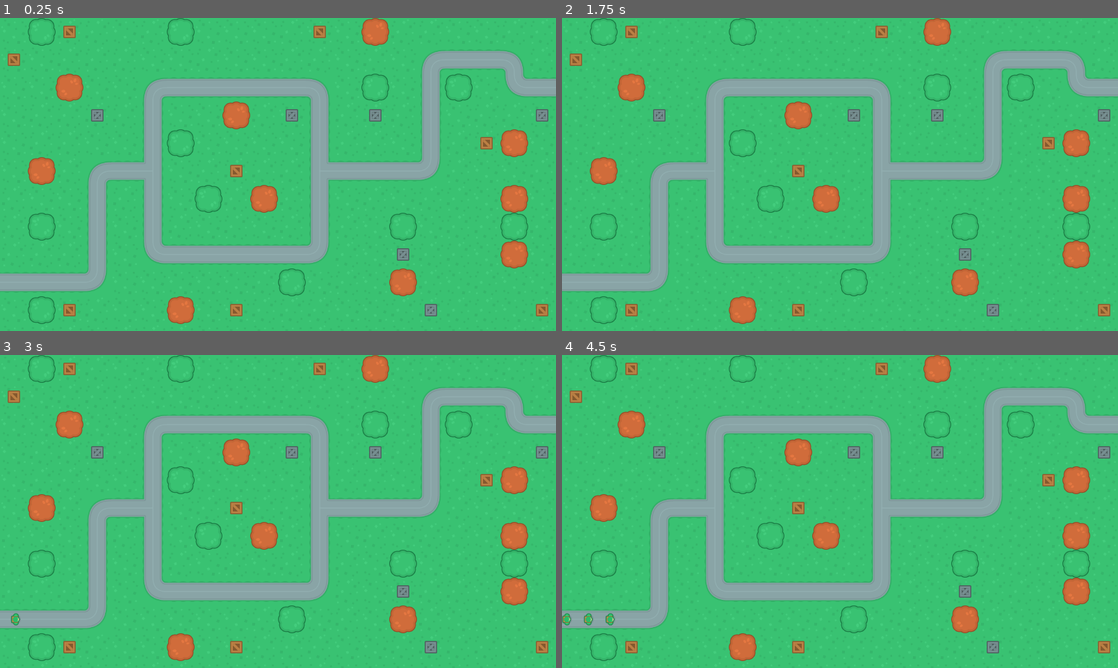
Above: before the commit, frames 1-4 (two rows, left to right).
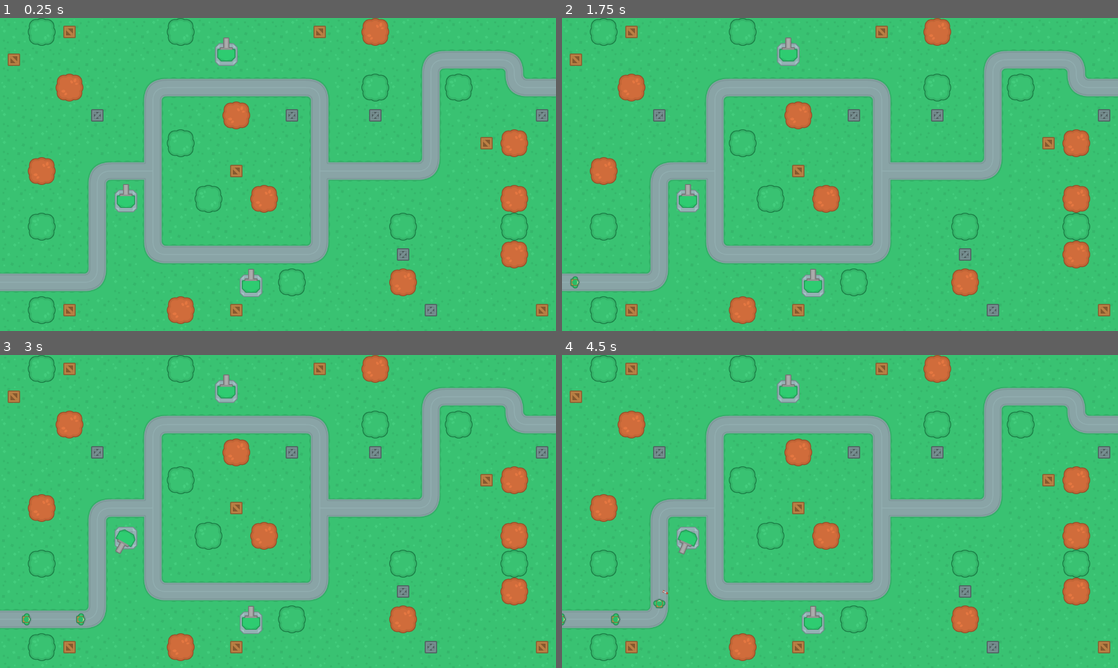
Above: after the commit, the same moments.

Repository: ItsbaileyX3525/tower-defense
Game: Godot game, scene res://Scenes/Maps/Map1.tscn
Two runs of this game, one before a commit and one after it. Both use one fixed random seed, a clock stepped at 60 frames per second and the inputs below. This scene is started directly instead of the project's main scene.
Inputs:
- Up to frame 1 (0.25 s): no input
- Up to frame 2 (1.75 s): tap Enter at 0.5 s; tap Space at 1.25 s
- Up to frame 3 (3 s): no input
- Up to frame 4 (4.5 s): no input

The runs differ from the first frame. In frame 1, 0.6% of the frame differs, in the area x 20-48%, y 6-90%; in frame 2, 0.7%; in frame 3, 0.8%; in frame 4, 0.9%, in the area x 0-48%, y 6-90%.

Commit message:
its 3am idfk what i changed something with the rotation or something idk  and project revamp weapson and stuff so they can work better or something idl

Diff:
--- a/Assets/Tower/GunT1.tscn
+++ b/Assets/Tower/GunT1.tscn
@@ -8,7 +8,7 @@
 size = Vector2(52, 56)
 
 [sub_resource type="CircleShape2D" id="CircleShape2D_l2ixe"]
-radius = 448.0
+radius = 259.49374
 
 [node name="GunT1" type="StaticBody2D"]
 script = ExtResource("1_6hyt1")
@@ -32,7 +32,7 @@
 [node name="CollisionShape2D" type="CollisionShape2D" parent="TowerRadius"]
 shape = SubResource("CircleShape2D_l2ixe")
 
-[node name="Node" type="Node" parent="."]
+[node name="BulletContainer" type="Node" parent="."]
 
 [connection signal="body_entered" from="TowerRadius" to="." method="_on_tower_radius_entered"]
 [connection signal="body_exited" from="TowerRadius" to="." method="_on_tower_radius_exited"]
--- a/Scenes/Enemies/soldier_A.gd
+++ b/Scenes/Enemies/soldier_A.gd
@@ -1,8 +1,15 @@
 extends CharacterBody2D
 
 @export var speed = 50
+var health = 10
+
+func _ready() -> void:
+	add_to_group("soldier")
 
 func _process(delta: float) -> void:
 	get_parent().set_progress(get_parent().get_progress() + speed * delta)
 	if get_parent().get_progress_ratio() == 1:
 		queue_free()
+
+	if health <= 0:
+		get_parent().get_parent().queue_free()
--- a/Scenes/Enemies/soldier_A.tscn
+++ b/Scenes/Enemies/soldier_A.tscn
@@ -8,6 +8,7 @@
 
 [node name="Soldier A" type="CharacterBody2D"]
 script = ExtResource("1_1uemn")
+speed = 125
 
 [node name="Sprite2D" type="Sprite2D" parent="."]
 texture = ExtResource("2_bxo4u")
--- a/Scenes/Maps/Map1.tscn
+++ b/Scenes/Maps/Map1.tscn
@@ -1,10 +1,11 @@
-[gd_scene load_steps=15 format=4 uid="uid://qp036h3frxg2"]
+[gd_scene load_steps=16 format=4 uid="uid://qp036h3frxg2"]
 
 [ext_resource type="Texture2D" uid="uid://c5rb6g0ymws0o" path="res://Assets/Tilesets/terrainTiles_default.png" id="1_bp0wf"]
 [ext_resource type="Texture2D" uid="uid://cl46ry2x8bee7" path="res://Assets/Props/treeBrown_large.png" id="2_kkfd8"]
 [ext_resource type="Texture2D" uid="uid://bnkcocahei0bm" path="res://Assets/Props/treeGreen_large.png" id="3_ufnsk"]
 [ext_resource type="Texture2D" uid="uid://bimjcwdtl815b" path="res://Assets/Props/crateMetal.png" id="4_g86u4"]
 [ext_resource type="Texture2D" uid="uid://ec6gjou0fcbx" path="res://Assets/Props/crateWood.png" id="5_o2go4"]
+[ext_resource type="PackedScene" uid="uid://dg0qdxkpw4k6g" path="res://Assets/Tower/GunT1.tscn" id="7_ufnsk"]
 [ext_resource type="Script" uid="uid://b2vhe1mo221xk" path="res://Scenes/Maps/PathSpawner.gd" id="9_4r0br"]
 
 [sub_resource type="TileSetAtlasSource" id="TileSetAtlasSource_4r0br"]
@@ -143,4 +144,13 @@
 
 [node name="Towers" type="Node2D" parent="."]
 
+[node name="GunT1" parent="." instance=ExtResource("7_ufnsk")]
+position = Vector2(290, 421)
+
+[node name="GunT2" parent="." instance=ExtResource("7_ufnsk")]
+position = Vector2(578, 616)
+
+[node name="GunT3" parent="." instance=ExtResource("7_ufnsk")]
+position = Vector2(521, 84)
+
 [connection signal="timeout" from="PathSpawner/Timer" to="PathSpawner" method="_on_timer_timeout"]
--- a/Scenes/Turrets/GunT1.gd
+++ b/Scenes/Turrets/GunT1.gd
@@ -2,13 +2,49 @@
 
 var Bullet = preload("res://Scenes/Turrets/Missile.tscn")
 var bullet_damage = 5
-var path_name
-var curr_targets = []
+@onready var aim: Marker2D = $Turret/Marker2D
+@onready var turret: Sprite2D = $Turret
+var enemies_in_range = []
 var curr
 
-func _on_tower_radius_exited(body: Node2D) -> void:
-	pass # Replace with function body.
+func _physics_process(delta: float) -> void:
+	# Update current target to the enemy with most progress
+	_update_current_target()
+
+	if is_instance_valid(curr):
+		var direction = turret.global_position.direction_to(curr.global_position)
+		turret.rotation = direction.angle() + deg_to_rad(90)
+
+func _update_current_target():
+	# Remove invalid enemies from the list
+	enemies_in_range = enemies_in_range.filter(func(enemy): return is_instance_valid(enemy))
+
+	if enemies_in_range.is_empty():
+		curr = null
+		return
+
+	# Find enemy with highest progress ratio
+	var best_enemy = null
+	var highest_progress = -1.0
+
+	for enemy in enemies_in_range:
+		if enemy.is_in_group("soldier"):
+			var progress = enemy.get_parent().get_progress_ratio()
+			if progress > highest_progress:
+				highest_progress = progress
+				best_enemy = enemy
+
+	curr = best_enemy
+
 
 func _on_tower_radius_entered(body: Node2D) -> void:
-	if "Soldier A" in body.name:
-		pass
+	if body.is_in_group("soldier"):
+		enemies_in_range.append(body)
+		var temp_bullet = Bullet.instantiate()
+		get_node("BulletContainer").call_deferred("add_child", temp_bullet)
+		temp_bullet.bullet_damage = bullet_damage
+		temp_bullet.global_position = aim.global_position
+
+func _on_tower_radius_exited(body: Node2D) -> void:
+	if body.is_in_group("soldier"):
+		enemies_in_range.erase(body)
--- a/Scenes/Turrets/Missile.gd
+++ b/Scenes/Turrets/Missile.gd
@@ -1 +1,44 @@
 extends CharacterBody2D
+
+@export var speed: float = 400
+var target_node: Node2D = null
+var bullet_damage = 2
+
+func _ready() -> void:
+	target_node = _find_closest_soldier()
+
+func _physics_process(delta: float) -> void:
+	if not is_instance_valid(target_node):
+		target_node = _find_closest_soldier()
+
+	if is_instance_valid(target_node):
+		var direction = global_position.direction_to(target_node.global_position)
+		velocity = direction * speed
+		rotation = direction.angle()
+		move_and_slide()
+	else:
+		call_deferred("queue_free")
+
+func _find_closest_soldier() -> Node2D:
+	var path_spawner = get_tree().root.get_node_or_null("Map1/PathSpawner")
+	if not path_spawner:
+		return null
+
+	var closest_soldier = null
+	var closest_distance = INF
+
+	# Get all soldiers in the scene tree
+	var soldiers = get_tree().get_nodes_in_group("soldier")
+	for soldier in soldiers:
+		if soldier is Node2D:
+			var distance = global_position.distance_to(soldier.global_position)
+			if distance < closest_distance:
+				closest_distance = distance
+				closest_soldier = soldier
+
+	return closest_soldier
+
+func _on_area_2d_entered(body: Node2D) -> void:
+	if body.is_in_group("soldier"):
+		body.health -= bullet_damage
+		queue_free()
--- a/Scenes/Turrets/Missile.tscn
+++ b/Scenes/Turrets/Missile.tscn
@@ -12,6 +12,9 @@
 height = 40.0
 
 [node name="Missile" type="CharacterBody2D"]
+scale = Vector2(0.43875408, 0.43875408)
+collision_layer = 0
+collision_mask = 0
 script = ExtResource("1_oy2nl")
 
 [node name="CollisionShape2D" type="CollisionShape2D" parent="."]
@@ -24,3 +27,5 @@
 
 [node name="Bullet" type="Sprite2D" parent="."]
 texture = ExtResource("1_ijmtq")
+
+[connection signal="body_entered" from="Area2D" to="." method="_on_area_2d_entered"]
--- /dev/null
+++ b/Scenes/ui.gd
@@ -0,0 +1 @@
+extends Control
--- /dev/null
+++ b/Scenes/ui.tscn
@@ -0,0 +1,29 @@
+[gd_scene load_steps=2 format=3 uid="uid://cnt6dsxeenip6"]
+
+[ext_resource type="Script" uid="uid://dqjihj03hhix0" path="res://Scenes/ui.gd" id="1_jxero"]
+
+[node name="UI" type="Control"]
+layout_mode = 3
+anchors_preset = 15
+anchor_right = 1.0
+anchor_bottom = 1.0
+grow_horizontal = 2
+grow_vertical = 2
+script = ExtResource("1_jxero")
+
+[node name="CenterContainer" type="CenterContainer" parent="."]
+layout_mode = 1
+anchors_preset = 6
+anchor_left = 1.0
+anchor_top = 0.5
+anchor_right = 1.0
+anchor_bottom = 0.5
+offset_left = -40.0
+offset_top = -20.0
+offset_bottom = 20.0
+grow_horizontal = 0
+grow_vertical = 2
+
+[node name="Panel" type="Panel" parent="CenterContainer"]
+custom_minimum_size = Vector2(250, 720)
+layout_mode = 2
--- a/project.godot
+++ b/project.godot
@@ -11,7 +11,7 @@
 [application]
 
 config/name="tower-defense"
-run/main_scene="uid://cmun2dpnsatiw"
+run/main_scene="uid://qp036h3frxg2"
 config/features=PackedStringArray("4.5", "Forward Plus")
 config/icon="res://icon.svg"
 
Not shown, added: Scenes/ui.gd.uid
